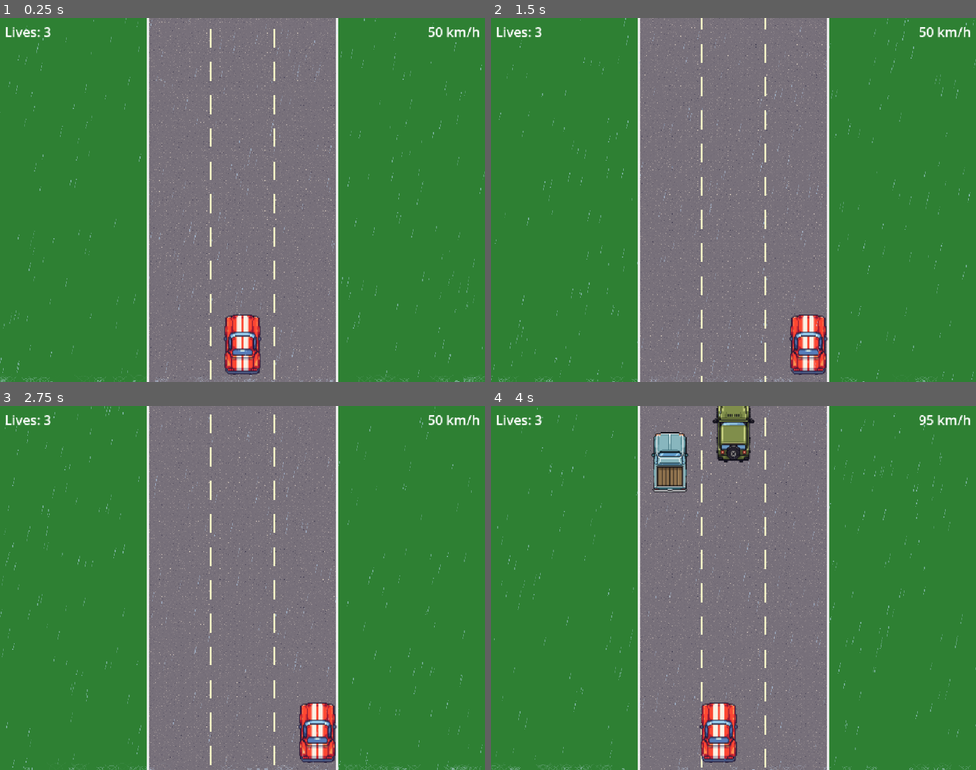
Above: before the commit, frames 1-4 (two rows, left to right).
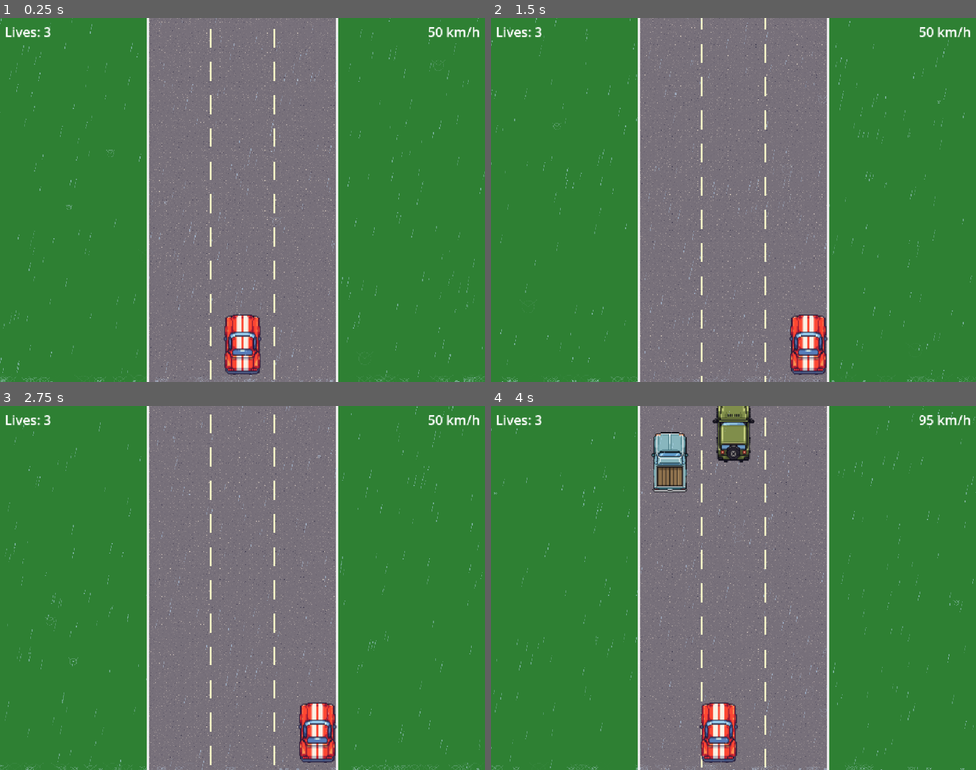
Above: after the commit, the same moments.

Repository: Antonio-Ingegnere/road-race
Game: Godot game, scene res://scenes/main.tscn
The game is run twice, just before and just after one commit, with the same random seed, the same clock (stepped at 60 frames per second) and the same inputs.
Inputs:
- Up to frame 1 (0.25 s): no input
- Up to frame 2 (1.5 s): tap Enter at 0.5 s; hold Right (ui_right) 0.53-1.28 s; hold Down (ui_down) from 1.28 s (still down)
- Up to frame 3 (2.75 s): release Down (ui_down) at 2.03 s; hold Right (ui_right) from 2.03 s (still down)
- Up to frame 4 (4 s): release Right (ui_right) at 2.78 s; hold Up (ui_up) 2.78-3.53 s; hold Left (ui_left) from 3.53 s (still down)

The runs differ from the first frame. In frame 1, 0.3% of the frame differs, in the area x 0-100%, y 0-58%; in frame 2, 1.2%; in frame 3, 1.3%, in the area x 0-100%, y 0-100%; in frame 4, 1.3%.

Commit message:
Add road-scrolling area splashes and restore bottom-edge splashes
- Area splashes spawn randomly across the playing area and scroll
  with the road so they appear planted on the ground surface
- Bottom-edge splashes spawn when drops exit the screen and stay
  fixed at the screen edge (no road scroll applied)
- Splash array carries a scrolls_with_road flag to distinguish the two

Co-Authored-By: Claude Sonnet 4.6 <noreply@anthropic.com>

Diff:
--- a/scripts/rain.gd
+++ b/scripts/rain.gd
@@ -13,7 +13,11 @@
 var _drop_alphas: PackedFloat32Array
 
 var _splashes: Array  # each: [x, y, age]
-var _spawn_width: float = 0.0  # screen width + rightward margin to compensate leftward drift
+var _spawn_width: float  = 0.0
+var _splash_interval: float = 0.0
+var _splash_timer: float = 0.0
+var _vp_size: Vector2
+var _car: Node2D
 
 
 func _ready() -> void:
@@ -26,15 +30,17 @@
 	if not enabled:
 		set_process(false)
 		return
-	var vp := get_viewport_rect()
-	var drift: float = vp.size.y * abs(DROP_DIR.x / DROP_DIR.y)
-	_spawn_width = vp.size.x + drift
+	_car = get_parent().get_parent().get_node("Car")
+	_vp_size = get_viewport_rect().size
+	var drift: float = _vp_size.y * abs(DROP_DIR.x / DROP_DIR.y)
+	_spawn_width = _vp_size.x + drift
+	_splash_interval = 1.0 / (count * 0.12)
 	_drops.resize(count)
 	_drop_speeds.resize(count)
 	_drop_lens.resize(count)
 	_drop_alphas.resize(count)
 	for i in range(count):
-		_drops[i] = Vector2(randf() * _spawn_width, randf() * vp.size.y)
+		_drops[i] = Vector2(randf() * _spawn_width, randf() * _vp_size.y)
 		_randomize_drop(i)
 
 
@@ -45,19 +51,27 @@
 
 
 func _process(delta: float) -> void:
-	var vp := get_viewport_rect()
 	for i in range(_drops.size()):
 		var p: Vector2 = _drops[i] + DROP_DIR * (DROP_SPEED * _drop_speeds[i] * delta)
-		if p.y > vp.size.y:
-			_splashes.append([p.x, vp.size.y, 0.0])
+		if p.y > _vp_size.y:
+			# [x, y, age, scrolls_with_road]
+			_splashes.append([p.x, _vp_size.y, 0.0, false])
 			p = Vector2(randf() * _spawn_width, -DROP_LEN_BASE * _drop_lens[i])
 			_randomize_drop(i)
 		_drops[i] = p
 
+	_splash_timer += delta
+	while _splash_timer >= _splash_interval:
+		_splash_timer -= _splash_interval
+		_splashes.append([randf() * _vp_size.x, randf() * _vp_size.y, 0.0, true])
+
+	var road_scroll: float = _car.speed_kmh * _car.KMH_TO_PXS * delta
 	var si := 0
 	while si < _splashes.size():
+		if _splashes[si][3]:
+			_splashes[si][1] += road_scroll
 		_splashes[si][2] += delta
-		if _splashes[si][2] >= SPLASH_LIFETIME:
+		if _splashes[si][2] >= SPLASH_LIFETIME or _splashes[si][1] > _vp_size.y + SPLASH_MAX_RADIUS:
 			_splashes.remove_at(si)
 		else:
 			si += 1
